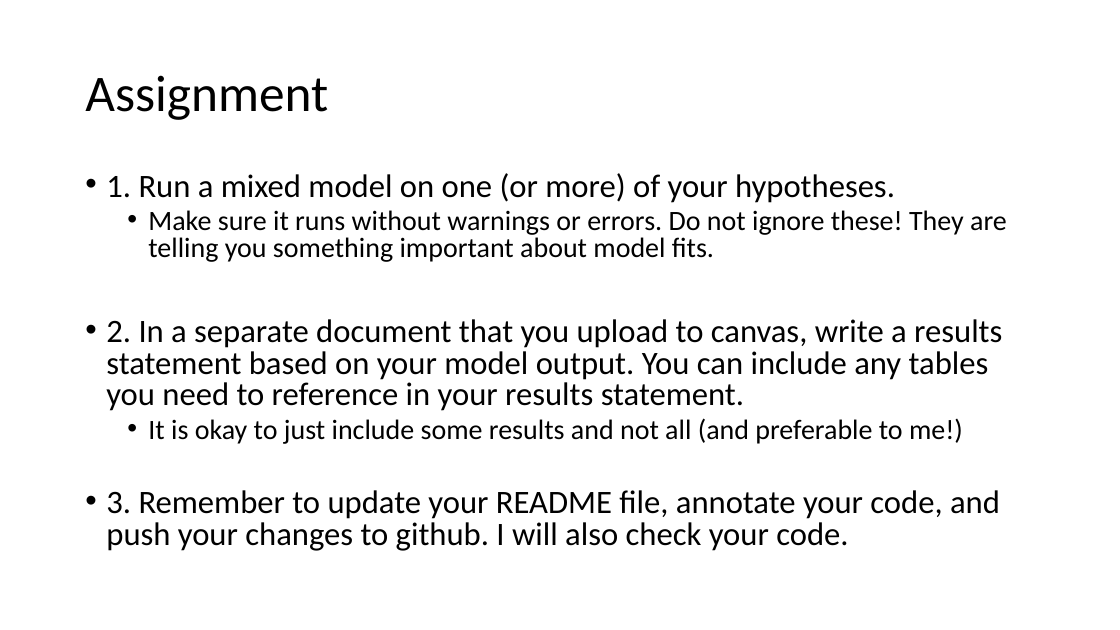
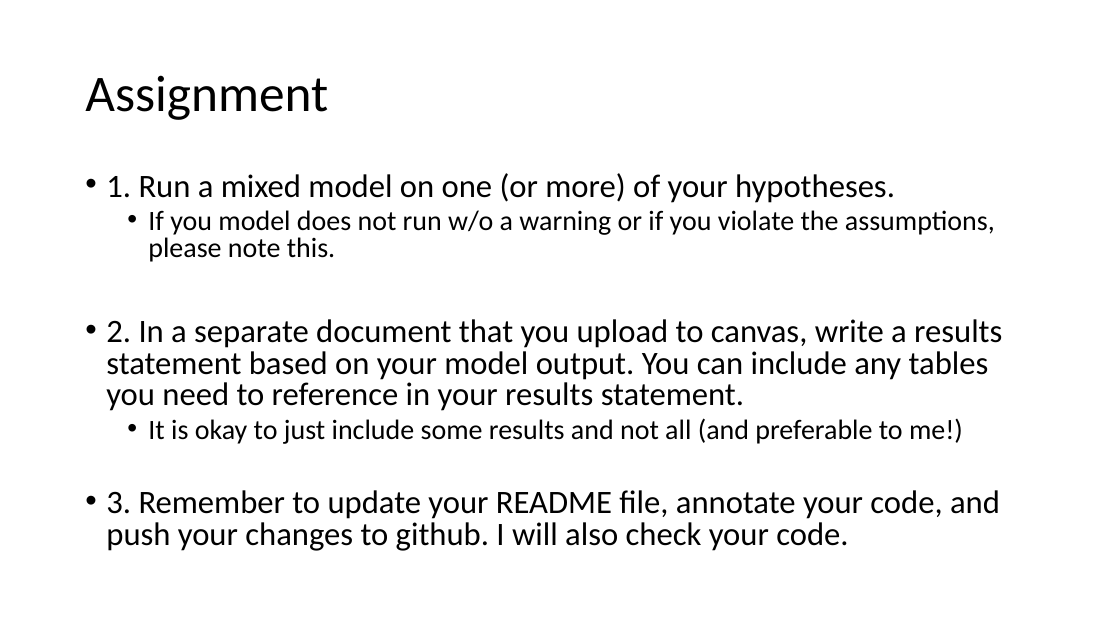
Before and after one commit to VTQuantMethodsEEB/klangwig, a slide deck: slide 3 of lectures/week_12_mixed_models/ex12_assignment.pptx. Drawn at 1120x630 pixels with LibreOffice and Linux fonts; fonts in the diff are those of the drawing. Boxes give left, top, right and bottom in pixels: in the first picture for what was removed or moved away, otherwise in the second. Text is boxed around its words. In the diff, an @@ line names an element or a change of style, - is before the commit and + after.

```diff
--- a/lectures/week_12_mixed_models/ex12_assignment.pptx
+++ b/lectures/week_12_mixed_models/ex12_assignment.pptx
@@ text at box(148, 210, 995, 262): text changed @@
-  • Make sure it runs without warnings or errors. Do not ignore these! They are telling you something important about model fits.
+  • If you model does not run w/o a warning or if you violate the assumptions, please note this.
```
Also in this commit, not shown: 2 other files.
